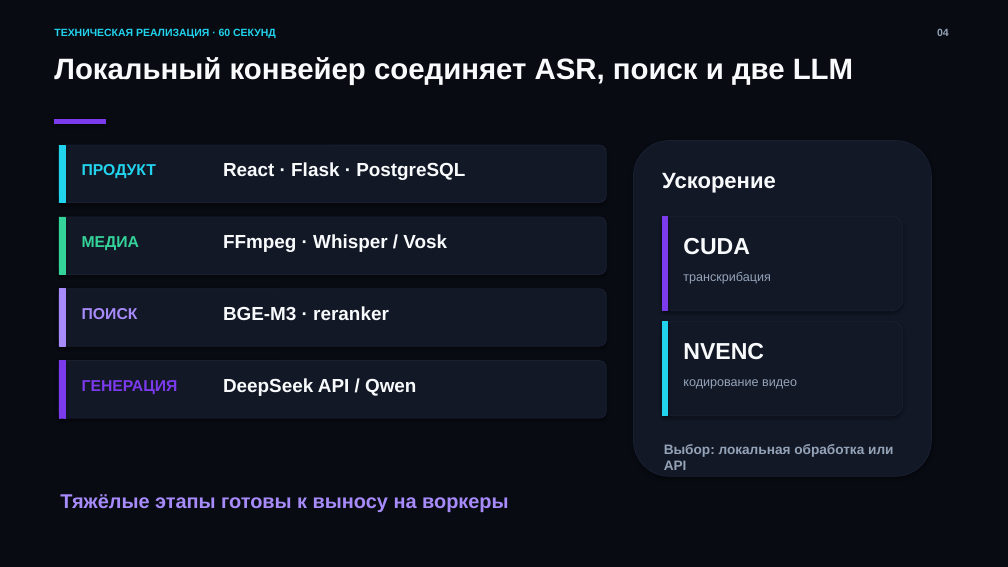
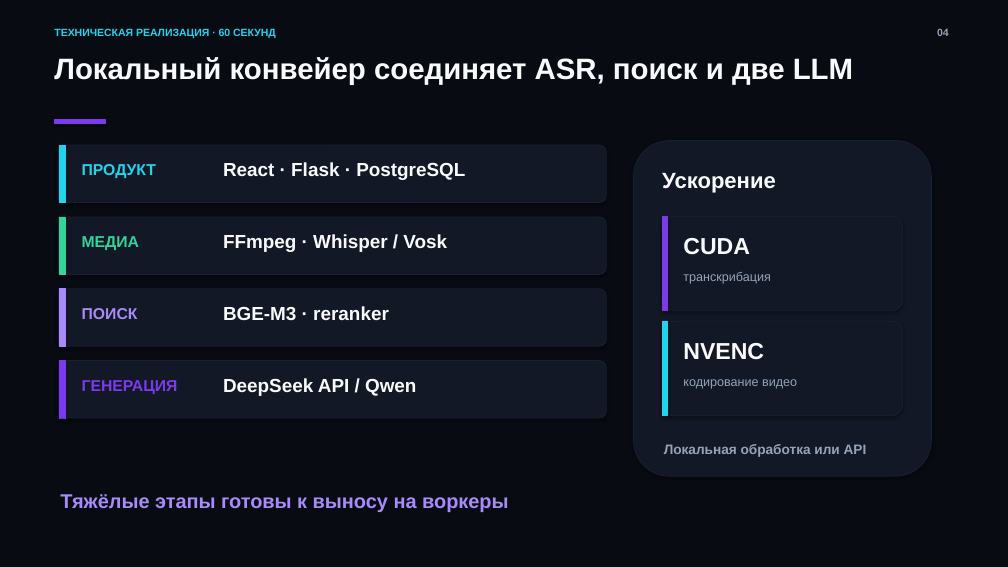
Before and after one commit to byteguru8211/Lectora, a slide deck: slide 4 of docs/presentation/lectora-hackathon-defense.pptx. Drawn at 1008x567 pixels with LibreOffice and Linux fonts; fonts in the diff are those of the drawing. Boxes give left, top, right and bottom in pixels: in the first picture for what was removed or moved away, otherwise in the second. Text is boxed around its words. In the diff, an @@ line names an element or a change of style, - is before the commit and + after.

```diff
--- a/docs/presentation/lectora-hackathon-defense.pptx
+++ b/docs/presentation/lectora-hackathon-defense.pptx
@@ text at bbox=[664, 444, 867, 457]: text changed @@
-Выбор: локальная обработка или API
+Локальная обработка или API
```
Also in this commit, not shown: 5 other slides changed, 1 slide removed, 1 other file.
